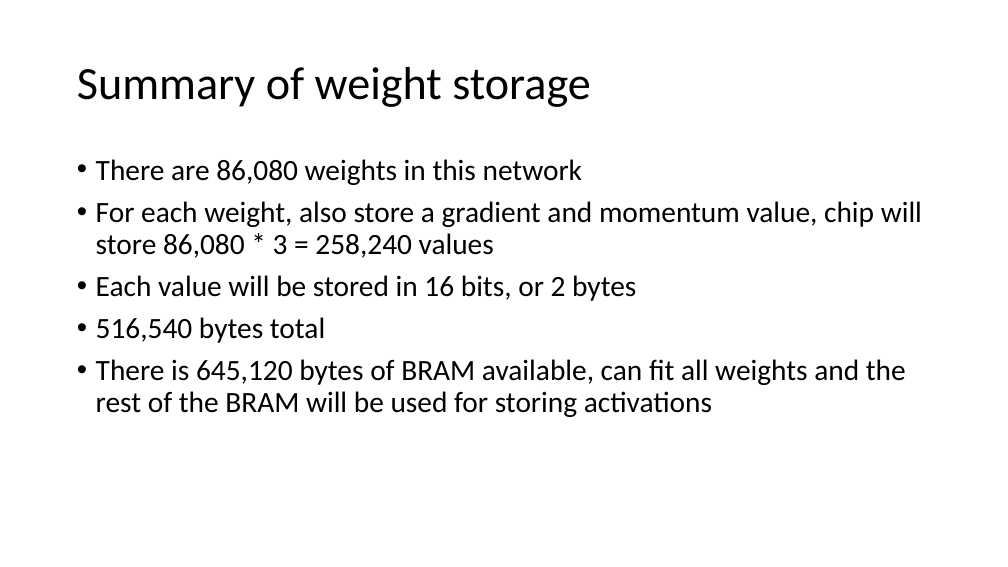
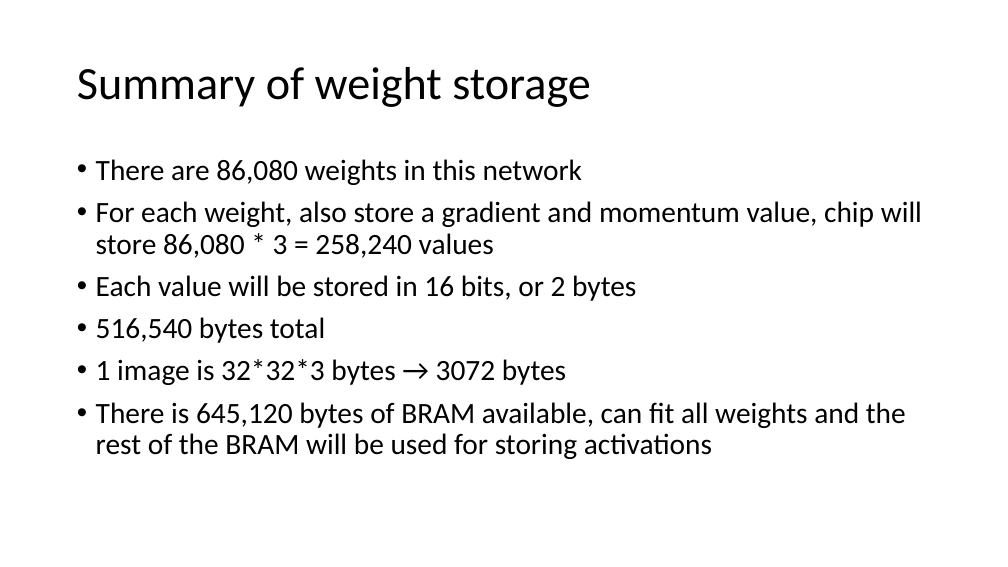
Before and after one commit to erikgroving/NeuralNetworkHardwareAccelerator, a slide deck: slide 7 of WeeklyPresentations/update5_04_01.pptx. Drawn at 1008x567 pixels with LibreOffice and Linux fonts; fonts in the diff are those of the drawing. Boxes give left, top, right and bottom in pixels: in the first picture for what was removed or moved away, otherwise in the second. Text is boxed around its words. In the diff, an @@ line names an element or a change of style, - is before the commit and + after.

Commit message:
added image size to memory analysis slide

```diff
--- a/WeeklyPresentations/update5_04_01.pptx
+++ b/WeeklyPresentations/update5_04_01.pptx
@@ text at [96,359,566,385]: paragraph added @@
+• 1 image is 32*32*3 bytes → 3072 bytes
```
